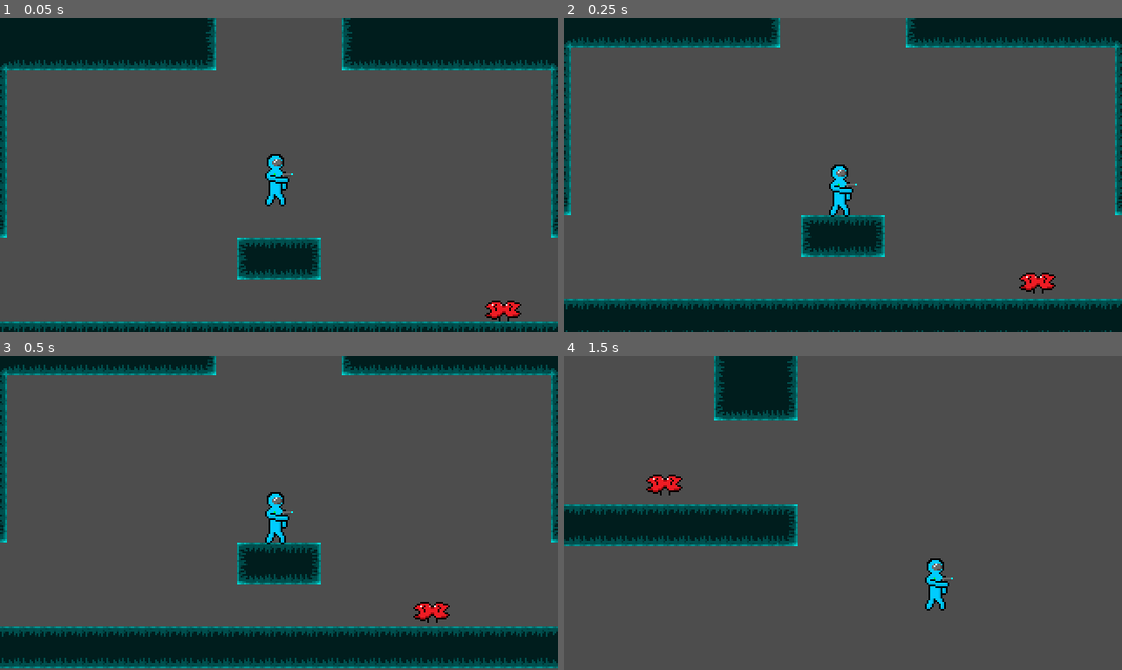
Above: before the commit, frames 1-4 (two rows, left to right).
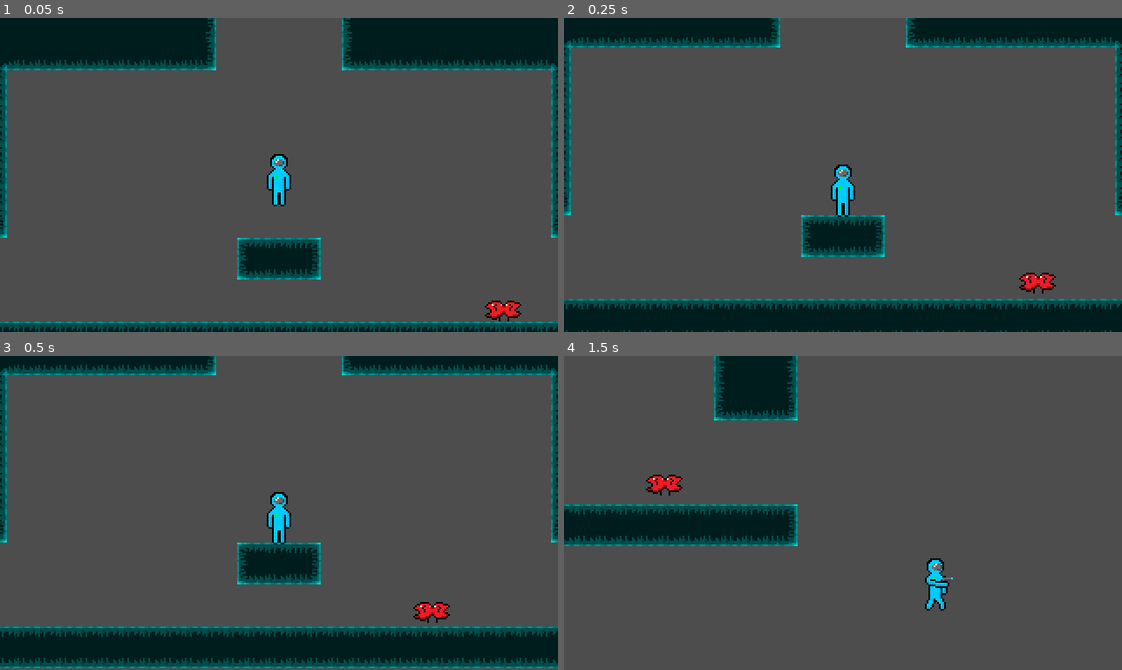
Above: after the commit, the same moments.

Repository: TheBlueRuby/GodotPlatformTest
Game: Godot game, scene res://Scenes/GameLoop.tscn
The game is run twice, just before and just after one commit, with the same random seed, the same clock (stepped at 60 frames per second) and the same inputs.
Inputs:
- Up to frame 1 (0.05 s): no input
- Up to frame 2 (0.25 s): no input
- Up to frame 3 (0.5 s): no input
- Up to frame 4 (1.5 s): tap Enter (ui_accept) at 0.5, 0.77 s; hold Right (ui_right) from 0.53 s (still down)

The runs differ from the first frame. In frame 1, 0.4% of the frame differs, in the area x 47-53%, y 43-60%; in frame 2, 0.4%; in frame 3, 0.4%; in frame 4, nothing differs.

Commit message:
added other player textures

Diff:
--- a/Prefabs/Player.tscn
+++ b/Prefabs/Player.tscn
@@ -1,6 +1,6 @@
 [gd_scene load_steps=3 format=3 uid="uid://bmkgbrswd37va"]
 
-[ext_resource type="Texture2D" uid="uid://b1ise0tgkj7b7" path="res://Images/player-faceright.png" id="1_arar6"]
+[ext_resource type="Texture2D" uid="uid://d10gaeg6ckyhp" path="res://Images/player/front.png" id="1_fabpd"]
 
 [sub_resource type="GDScript" id="GDScript_jhnul"]
 script/source = "extends CharacterBody2D
@@ -12,6 +12,9 @@
 # Get the gravity from the project settings to be synced with RigidBody nodes.
 var gravity = ProjectSettings.get_setting(\"physics/2d/default_gravity\")
 
+@onready var texture = $Texture
+var front_sprite = load(\"res://Images/player/front.png\")
+var side_sprite = load(\"res://Images/player/side.png\")
 
 func _physics_process(delta):
 	# Add the gravity.
@@ -30,6 +33,17 @@
 	else:
 		velocity.x = move_toward(velocity.x, 0, SPEED)
 
+	if velocity.x == 0:
+		texture.flip_h = false
+		texture.texture = front_sprite
+	else:
+		texture.texture = side_sprite
+		if velocity.x < 0:
+			texture.flip_h = true
+		else:
+			texture.flip_h = false
+
+
 	move_and_slide()
 "
 
@@ -43,7 +57,7 @@
 [node name="Texture" type="Sprite2D" parent="."]
 texture_filter = 1
 texture_repeat = 1
-texture = ExtResource("1_arar6")
+texture = ExtResource("1_fabpd")
 
 [node name="Camera2D" type="Camera2D" parent="."]
 texture_filter = 1
Binary file added: Images/player/front.png
Not shown, added: Images/player/front.png.import
Renamed: Images/player-faceright.png -> Images/player/side.png
Not shown, changed: Images/player/side.png.import
